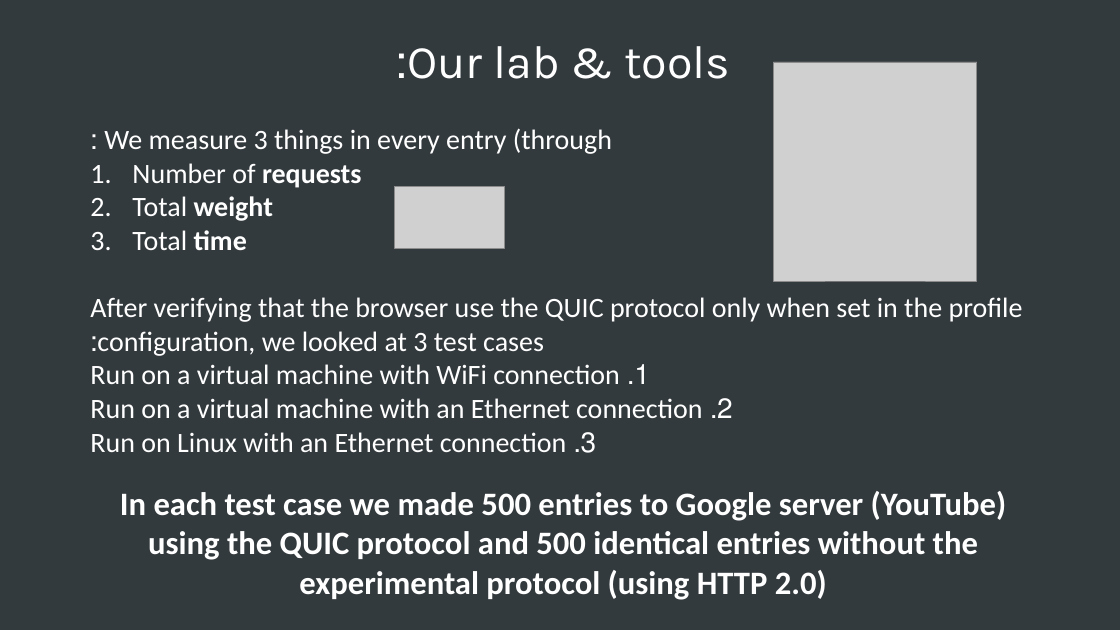
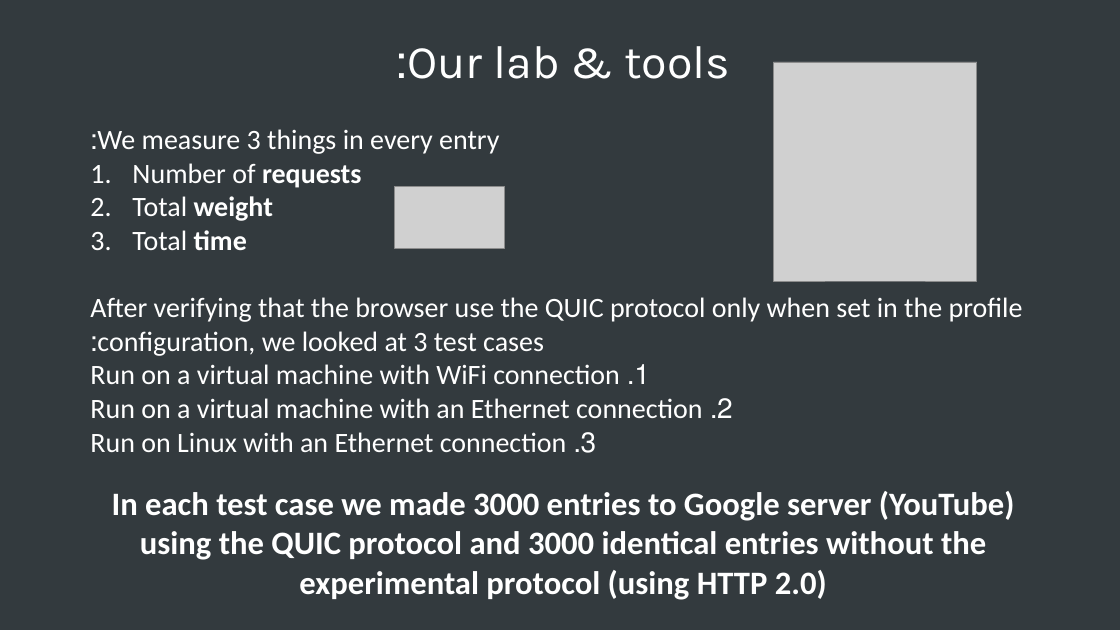
Before and after one commit to yoavhenig/Final-Project, a slide deck: slide 10 of מצגת הגנה.pptx (slide 9 before the commit). Drawn at 1120x630 pixels with LibreOffice and Linux fonts; fonts in the diff are those of the drawing; grey boxes stand for pictures. Boxes give left, top, right and bottom in pixels: in the first picture for what was removed or moved away, otherwise in the second. Text is boxed around its words. In the diff, an @@ line names an element or a change of style, - is before the commit and + after.

```diff
--- a/מצגת הגנה.pptx
+++ b/מצגת הגנה.pptx
@@ text at bbox=[97, 129, 499, 154]: text changed @@
-We measure 3 things in every entry (through :
+We measure 3 things in every entry:
@@ text at bbox=[112, 491, 1015, 600]: text changed @@
-In each test case we made 500 entries to Google server (YouTube) using the QUIC protocol and 500 identical entries without the experimental protocol (using HTTP 2.0)
+In each test case we made 3000 entries to Google server (YouTube) using the QUIC protocol and 3000 identical entries without the experimental protocol (using HTTP 2.0)
```
Also in this commit, not shown: 9 other slides changed, 6 slides added, 2 slides removed.
